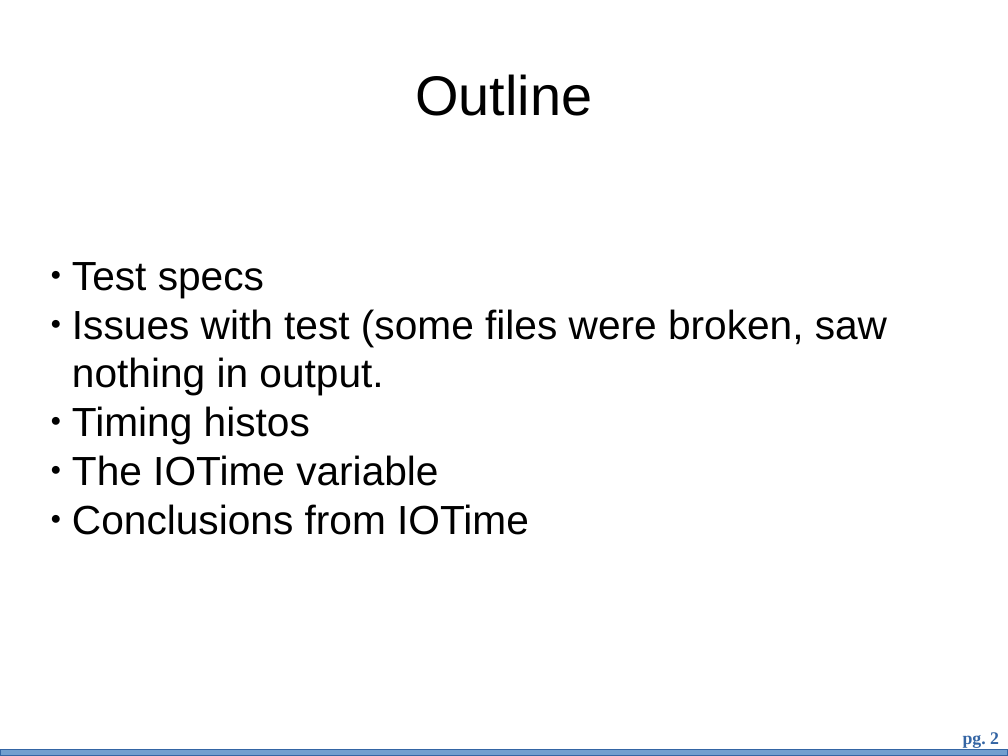
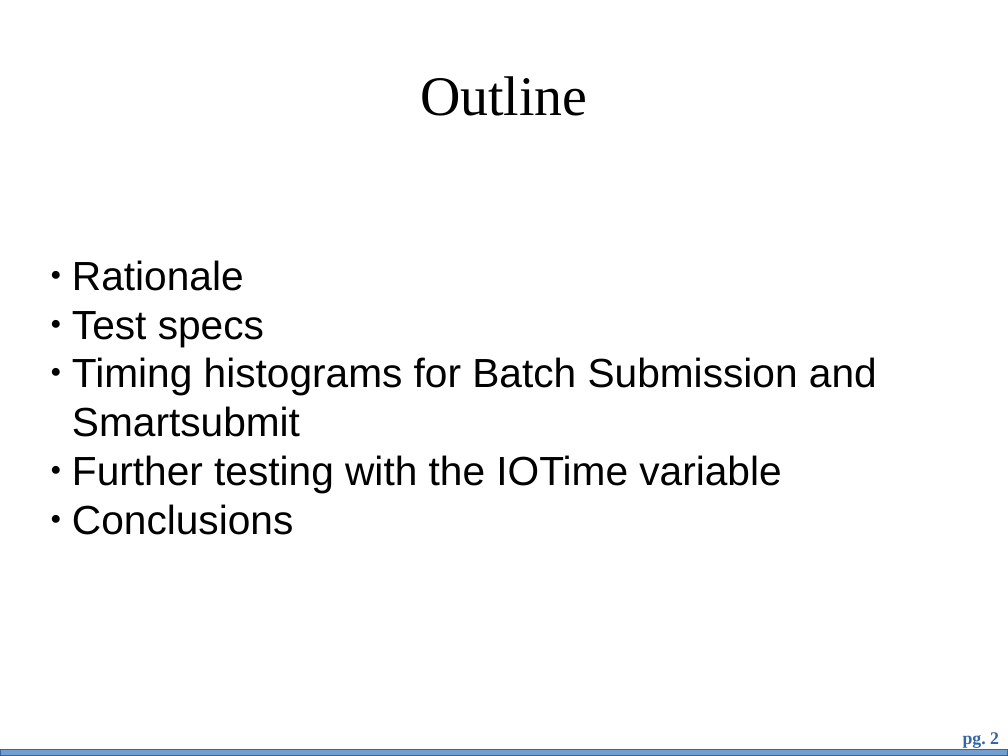
Before and after one commit to bth5032/smartsubmit, a slide deck: slide 2 of Presentations/benchmarking/bench.odp. Drawn at 1008x756 pixels with LibreOffice and Linux fonts; fonts in the diff are those of the drawing; background and template pictures are left out. Boxes give left, top, right and bottom in pixels: in the first picture for what was removed or moved away, otherwise in the second. Text is boxed around its words. In the diff, an @@ line names an element or a change of style, - is before the commit and + after.

```diff
--- a/Presentations/benchmarking/bench.odp
+++ b/Presentations/benchmarking/bench.odp
@@ title "Outline" at [420, 76, 587, 116]: font Arial to Times New Roman @@
@@ subtitle at [72, 260, 244, 291]: paragraph added @@
+● Rationale
@@ subtitle at [72, 357, 877, 535]: text changed @@
-● Issues with test (some files were broken, saw nothing in output.
-● Timing histos
-● The IOTime variable
-● Conclusions from IOTime
+● Timing histograms for Batch Submission and Smartsubmit
+● Further testing with the IOTime variable
+● Conclusions
```
Also in this commit, not shown: 7 other slides changed, 2 slides added, 1 slide removed, 2 other files.
